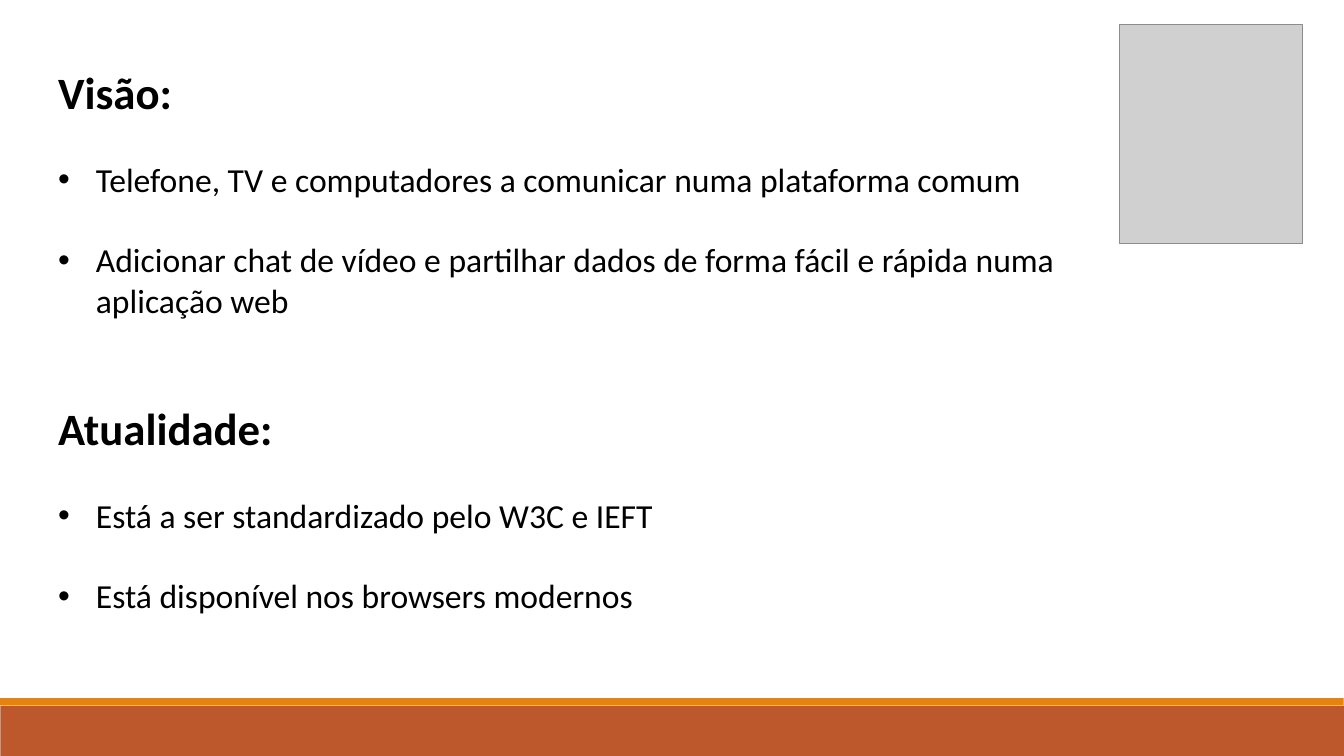
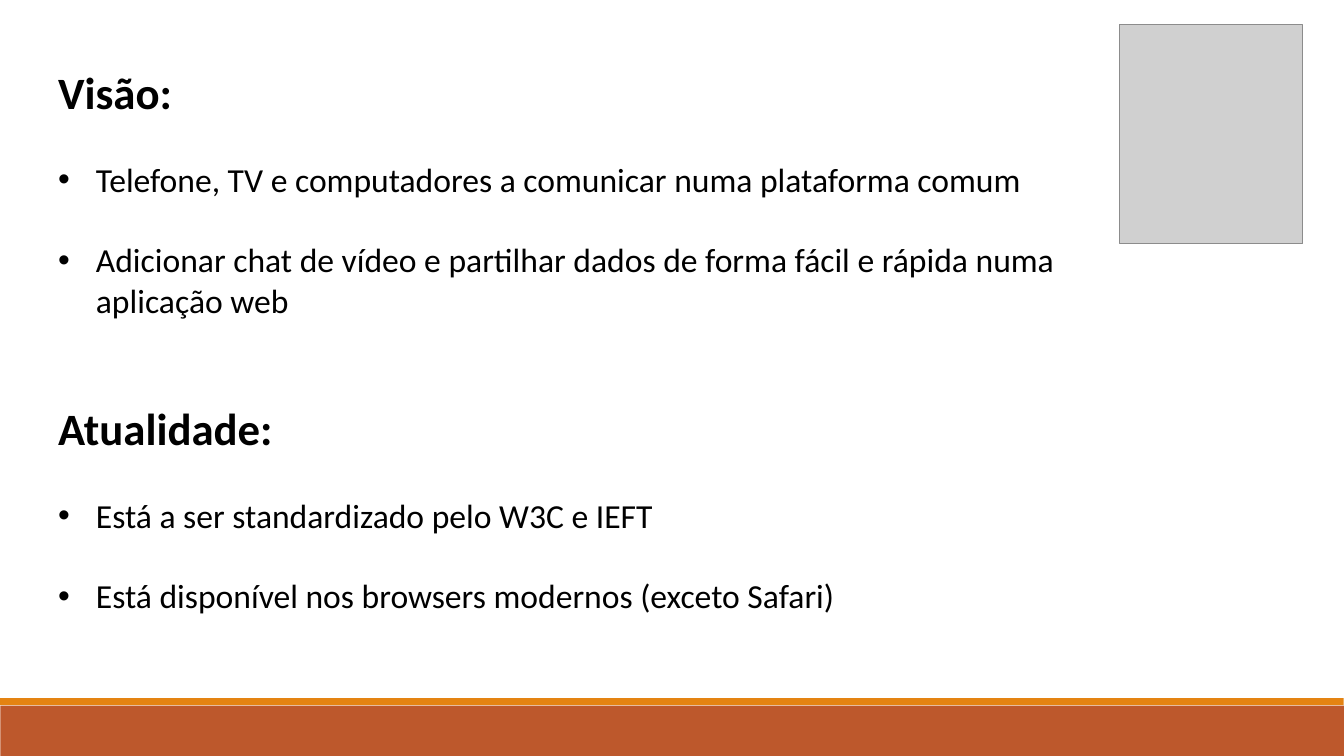
Before and after one commit to marcorlsrodrigues/pwc, a slide deck: slide 3 of WebRTC File Transfer - Marco Rodrigues.pptx. Drawn at 1344x756 pixels with LibreOffice and Linux fonts; fonts in the diff are those of the drawing; grey boxes stand for pictures. Boxes give left, top, right and bottom in pixels: in the first picture for what was removed or moved away, otherwise in the second. Text is boxed around its words. In the diff, an @@ line names an element or a change of style, - is before the commit and + after.

Commit message:
PPTX1

```diff
--- a/WebRTC File Transfer - Marco Rodrigues.pptx
+++ b/WebRTC File Transfer - Marco Rodrigues.pptx
@@ text at (96, 583, 834, 614): text changed @@
-• Está disponível nos browsers modernos
+• Está disponível nos browsers modernos (exceto Safari)
```
Also in this commit, not shown: 1 other file.
